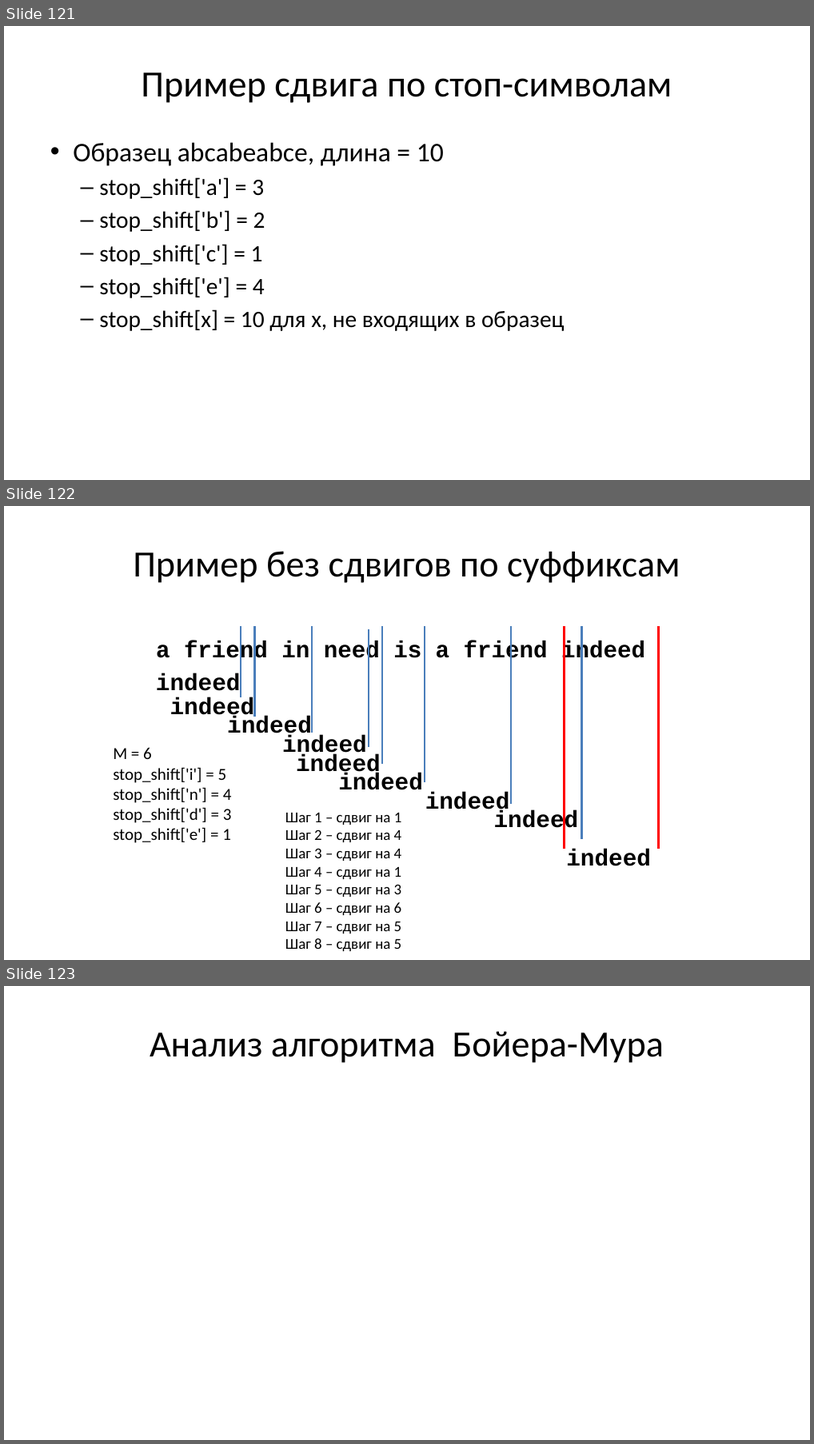
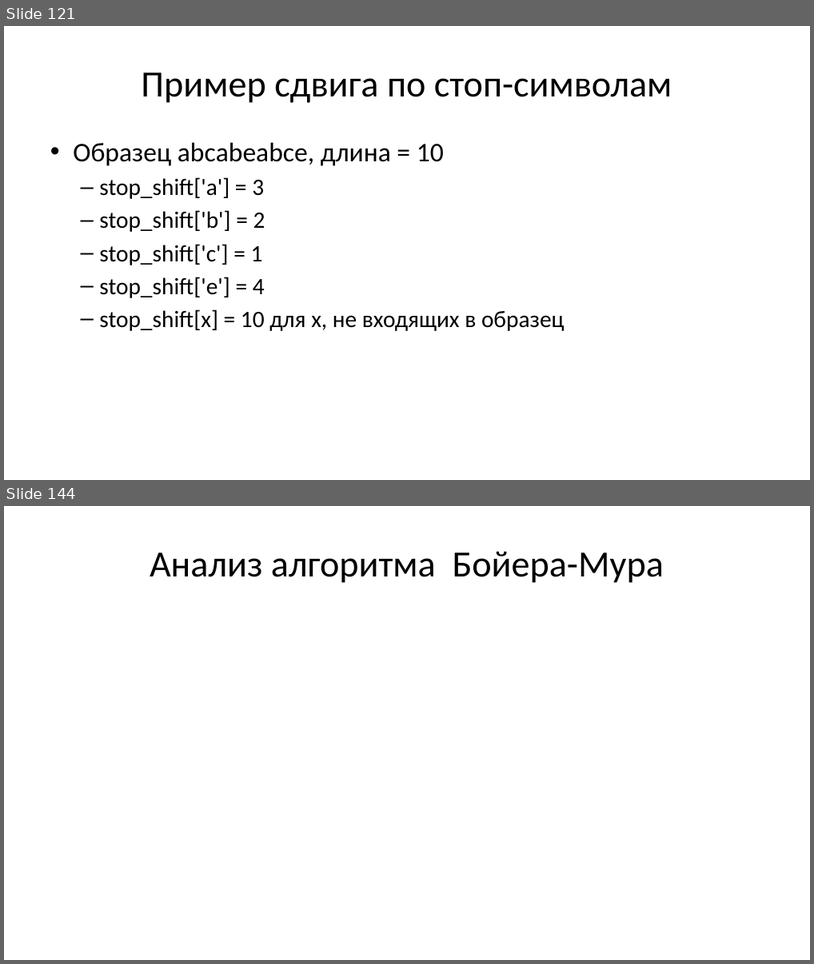
Before and after one commit to Evgueni-Petrov-aka-espetrov/Algorithms-and-Programming-in-C-pptx, a slide deck: 12 Алгоритмы поиска.pptx. Shown one above the other, each under a label of ours: slides 121, 122 and 123 before the commit, slides 121 and 144 after it; the slides between them are not shown. The pictures are 814x1444 and 814x964 pixels, drawn with LibreOffice and Linux fonts; fonts in the diff are those of the drawing. Boxes give left, top, right and bottom in pixels: in the first picture for what was removed or moved away, otherwise in the second. Text is boxed around its words. In the diff, an @@ line names an element or a change of style, - is before the commit and + after.

```diff
--- a/12 Алгоритмы поиска.pptx
+++ b/12 Алгоритмы поиска.pptx
@@ slide 122 removed at (x1=4, y1=506, x2=810, y2=960), background #FFFFFF @@
@@ title removed at (x1=133, y1=551, x2=681, y2=583) @@
-Пример без сдвигов по суффиксам
@@ text removed at (x1=156, y1=640, x2=646, y2=664) @@
-а friend in need is a friend indeed
@@ line removed from (241, 626) to (241, 697) @@
@@ line removed from (255, 626) to (255, 716) @@
@@ line removed from (312, 626) to (312, 733) @@
@@ line removed from (370, 629) to (370, 748) @@
@@ line removed from (382, 626) to (382, 763) @@
@@ line removed from (425, 626) to (425, 783) @@
@@ line removed from (511, 626) to (511, 804) @@
@@ line removed from (565, 626) to (565, 848) @@
@@ line removed from (582, 626) to (582, 839) @@
@@ line removed from (659, 626) to (659, 848) @@
@@ text removed at (x1=156, y1=673, x2=241, y2=696) @@
-indeed
@@ text removed at (x1=170, y1=697, x2=255, y2=720) @@
-indeed
@@ text removed at (x1=227, y1=716, x2=312, y2=737) @@
-indeed
@@ text removed at (x1=282, y1=735, x2=367, y2=758) @@
-indeed
@@ text removed at (x1=113, y1=747, x2=232, y2=843) @@
-М = 6
-stop_shift['i'] = 5
-stop_shift['n'] = 4
-stop_shift['d'] = 3
-stop_shift['e'] = 1
@@ text removed at (x1=296, y1=754, x2=381, y2=777) @@
-indeed
@@ text removed at (x1=338, y1=772, x2=423, y2=790) @@
-indeed
@@ text removed at (x1=426, y1=792, x2=510, y2=815) @@
-indeed
@@ text removed at (x1=286, y1=812, x2=402, y2=951) @@
-Шаг 1 – сдвиг на 1
-Шаг 2 – сдвиг на 4
-Шаг 3 – сдвиг на 4
-Шаг 4 – сдвиг на 1
-Шаг 5 – сдвиг на 3
-Шаг 6 – сдвиг на 6
-Шаг 7 – сдвиг на 5
-Шаг 8 – сдвиг на 5
@@ text removed at (x1=494, y1=811, x2=579, y2=834) @@
-indeed
@@ text removed at (x1=566, y1=848, x2=651, y2=866) @@
-indeed
@@ what was slide 123 is now slide 144 @@
```
Also in this commit, not shown: 1 slide changed, 22 slides added, 5 other files.
